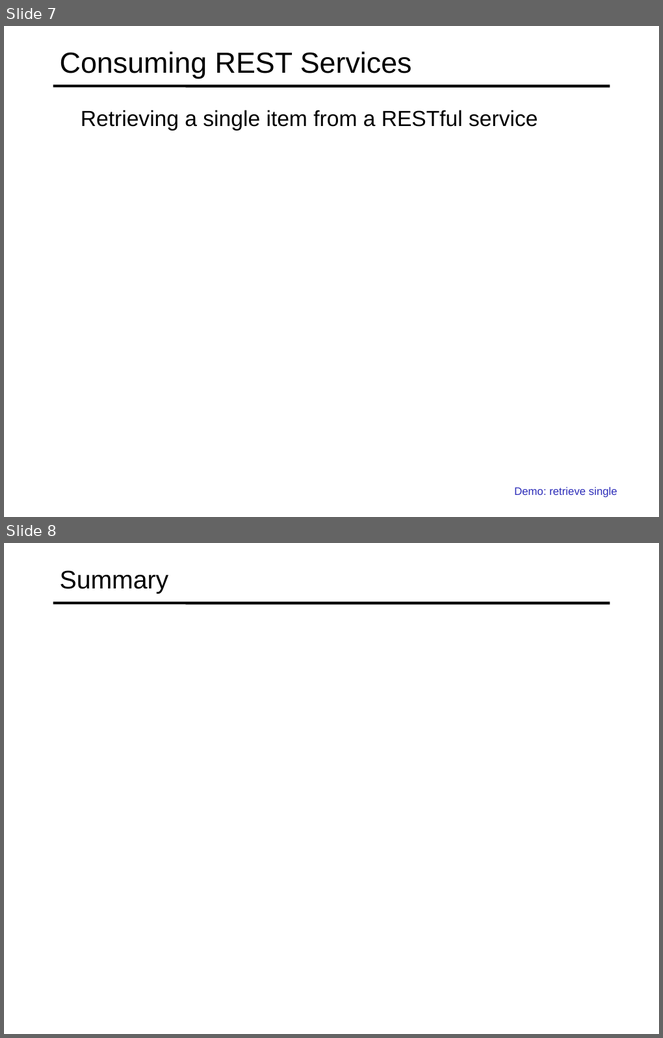
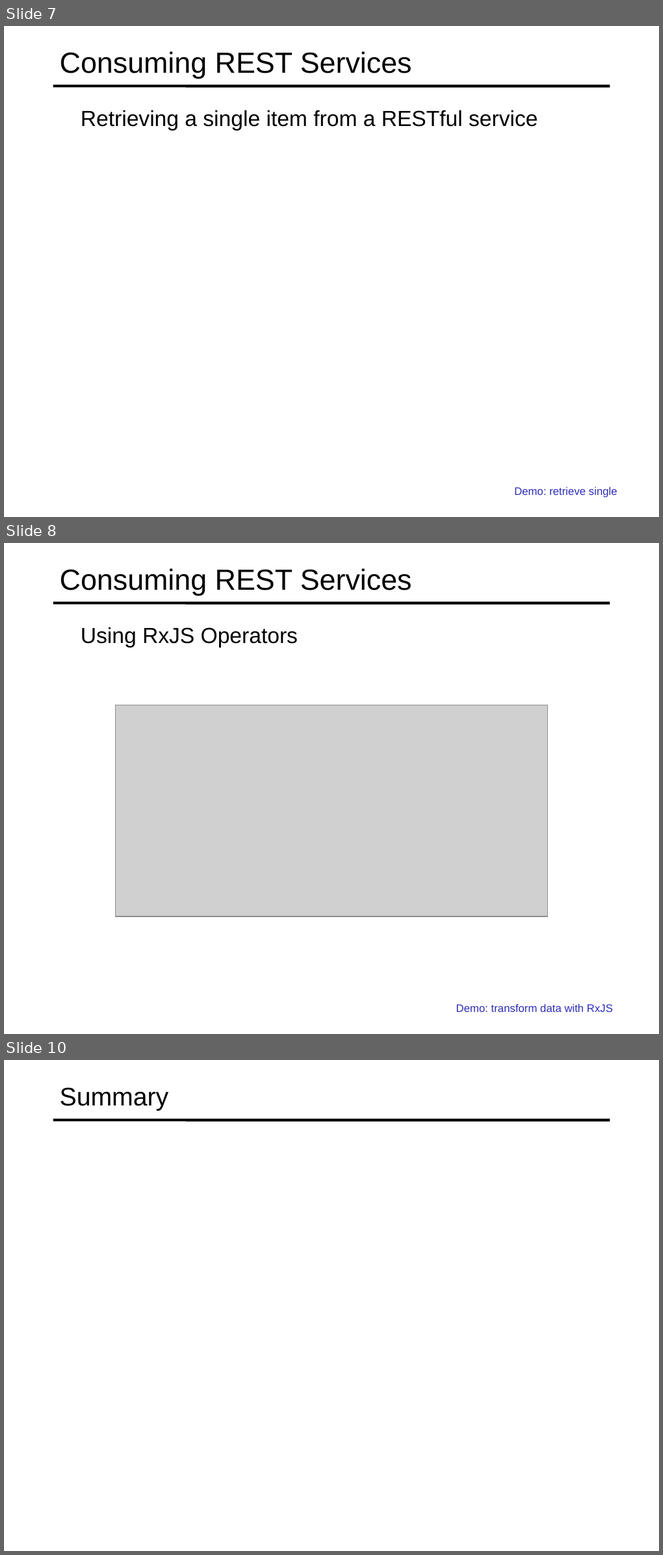
Before and after one commit to specter01wj/Jago_Link_Training, a slide deck: Angular/Angular12/Deep Dive/Angular HTTP Communication/1_Consuming REST Services/L1_Consuming REST Services.ppt. Shown one above the other, each under a label of ours: slides 7 and 8 before the commit, slides 7, 8 and 10 after it; the slides between them are not shown. The pictures are 663x1038 and 663x1555 pixels, drawn with LibreOffice and Linux fonts; fonts in the diff are those of the drawing; grey boxes stand for pictures. Boxes give left, top, right and bottom in pixels: in the first picture for what was removed or moved away, otherwise in the second. Text is boxed around its words. In the diff, an @@ line names an element or a change of style, - is before the commit and + after.

```diff
--- a/Angular/Angular12/Deep Dive/Angular HTTP Communication/1_Consuming REST Services/L1_Consuming REST Services.ppt
+++ b/Angular/Angular12/Deep Dive/Angular HTTP Communication/1_Consuming REST Services/L1_Consuming REST Services.ppt
@@ slide 8 added at (4, 543, 659, 1034), background #FFFFFF; not listed: 1 template element that a slide beside it also shows @@
@@ title added at (60, 568, 412, 596), 32 pt, text #000000 @@
+Consuming REST Services
@@ text added at (81, 627, 298, 648), 24 pt, text #000000 @@
+  Using RxJS Operators
@@ picture added at (115, 705, 548, 917) @@
@@ text added at (456, 1005, 613, 1012), 12 pt, text #2D2DB9 @@
+  Demo: transform data with RxJS
@@ what was slide 8 is now slide 10 @@
```
Also in this commit, not shown: 1 other slide added.
